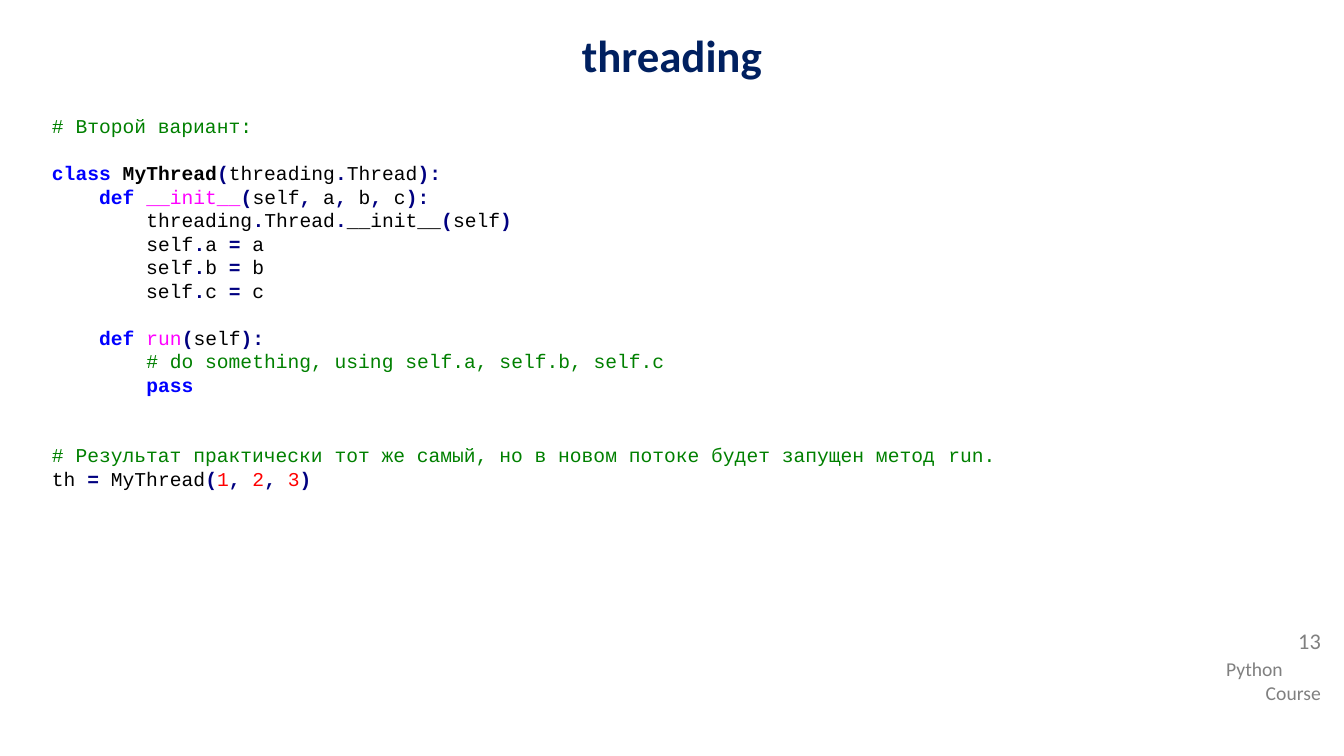
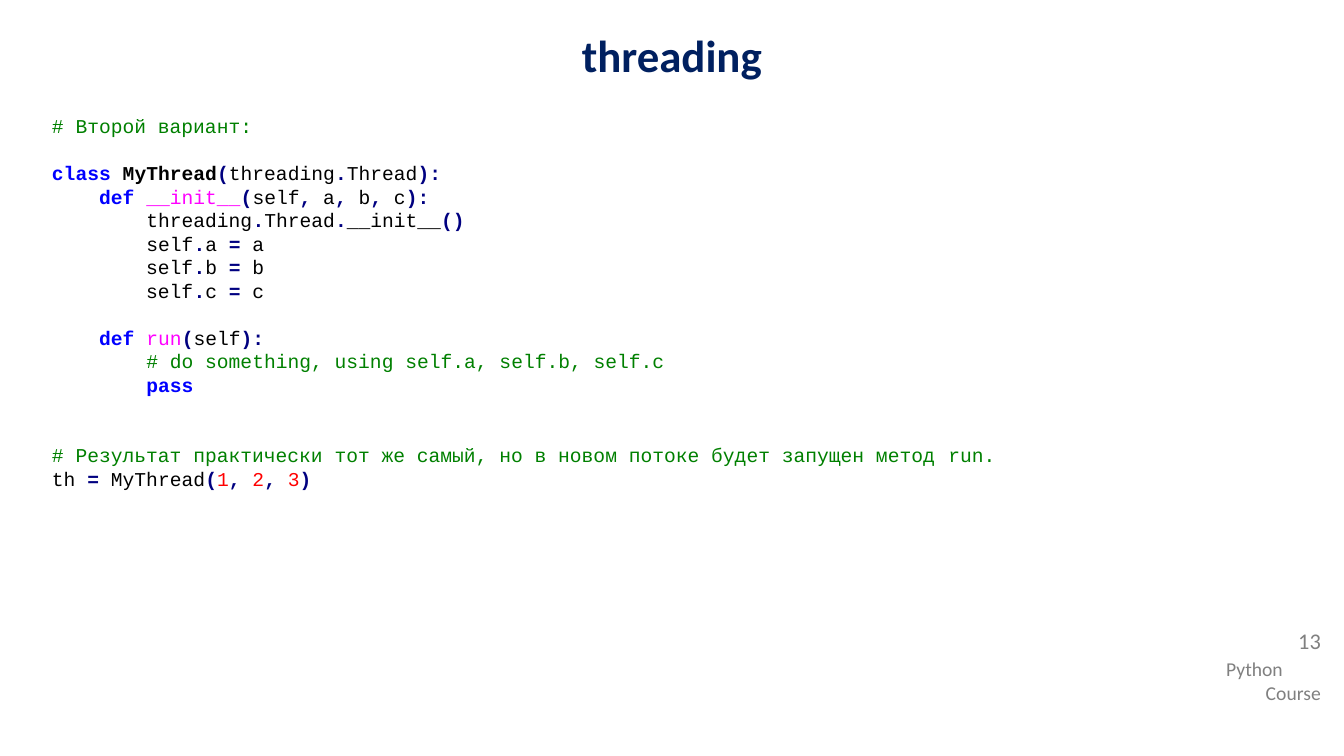
Before and after one commit to IlyaOrlov/PythonCourse2.0_May23, a slide deck: slide 13 of Lectures/py_lec_10.pptx. Drawn at 1344x756 pixels with LibreOffice and Linux fonts; fonts in the diff are those of the drawing; background and template pictures are left out. Boxes give left, top, right and bottom in pixels: in the first picture for what was removed or moved away, otherwise in the second. Text is boxed around its words. In the diff, an @@ line names an element or a change of style, - is before the commit and + after.

```diff
--- a/Lectures/py_lec_10.pptx
+++ b/Lectures/py_lec_10.pptx
@@ text at [146, 213, 464, 231]: text changed @@
-threading.Thread.__init__(self)
+threading.Thread.__init__()
```
Also in this commit, not shown: 7 other files.
